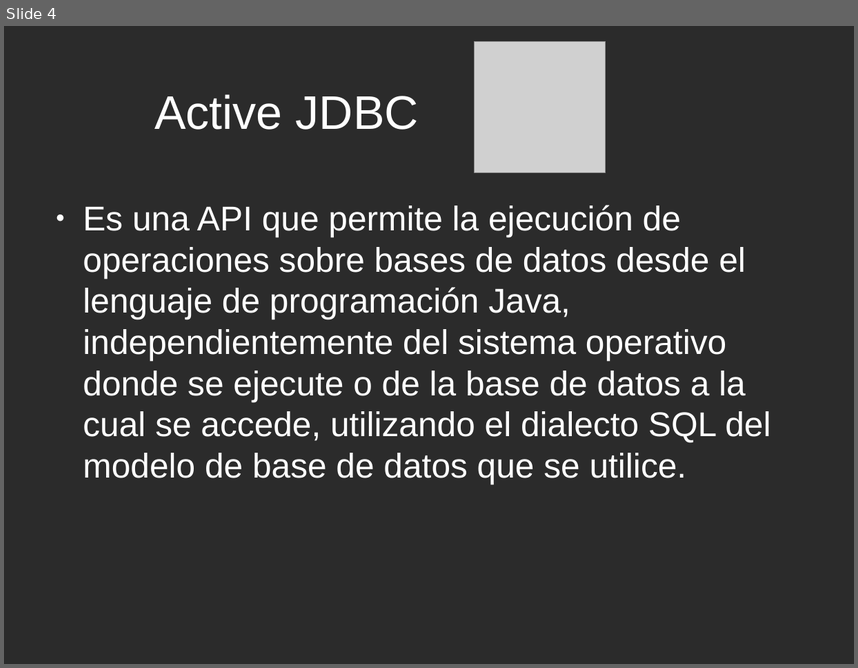
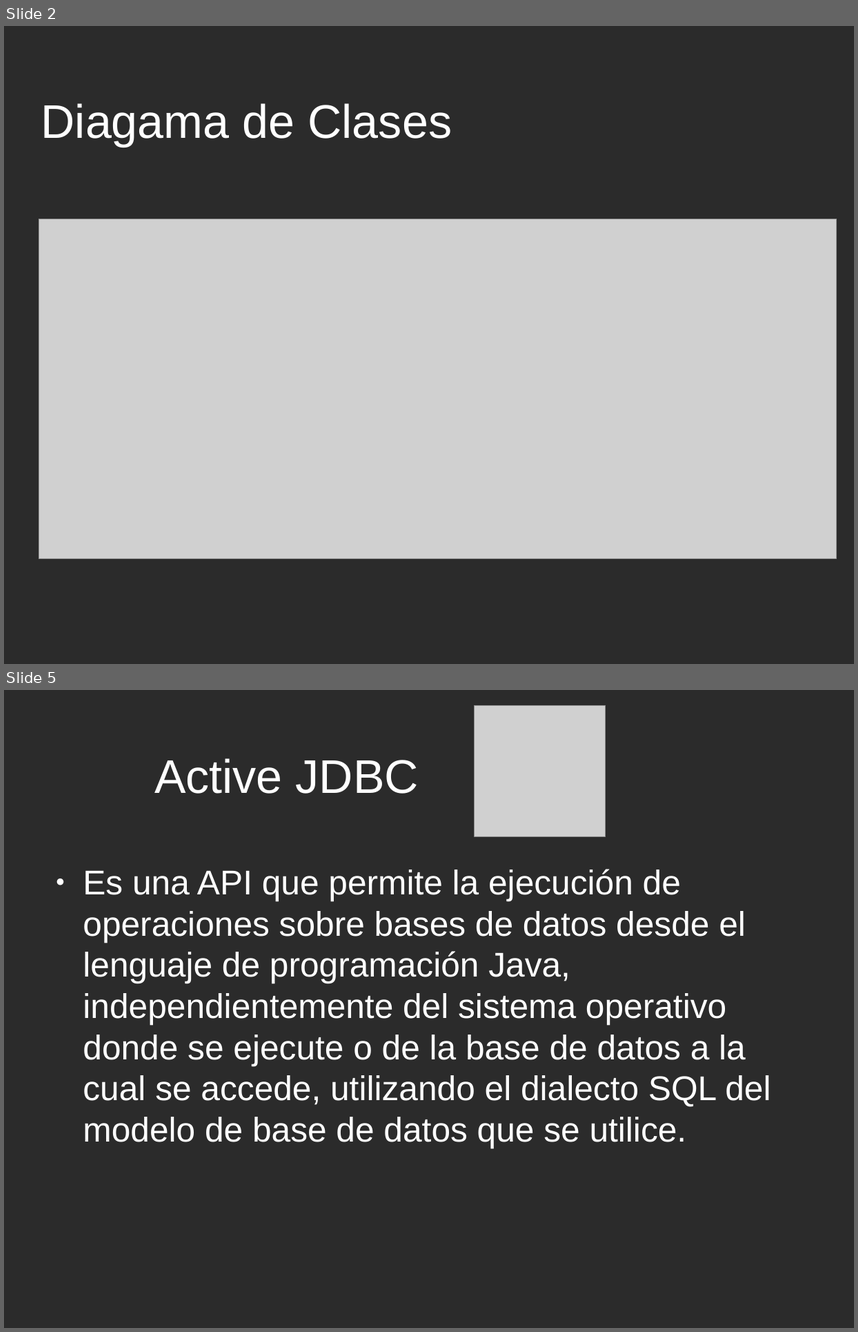
Before and after one commit to enedra/triviavet, a slide deck: presentacion ayd.odp. Shown one above the other, each under a label of ours: slide 4 before the commit, slides 2 and 5 after it; the slides between them are not shown. The pictures are 858x668 and 858x1332 pixels, drawn with LibreOffice and Linux fonts; fonts in the diff are those of the drawing; grey boxes stand for pictures; background and template pictures are left out; a plain dark background stands for a picture behind light text. Boxes give left, top, right and bottom in pixels: in the first picture for what was removed or moved away, otherwise in the second. Text is boxed around its words. In the diff, an @@ line names an element or a change of style, - is before the commit and + after.

```diff
--- a/presentacion ayd.odp
+++ b/presentacion ayd.odp
@@ slide 2 added at [4,26,854,664], background picture (left out) @@
@@ title added at [41,103,452,147], 44 pt, text #FFFFFF @@
+Diagama de Clases
@@ picture added at [38,219,837,558] @@
@@ what was slide 4 is now slide 5 @@
```
Also in this commit, not shown: 4 slides changed, 5 other files.
